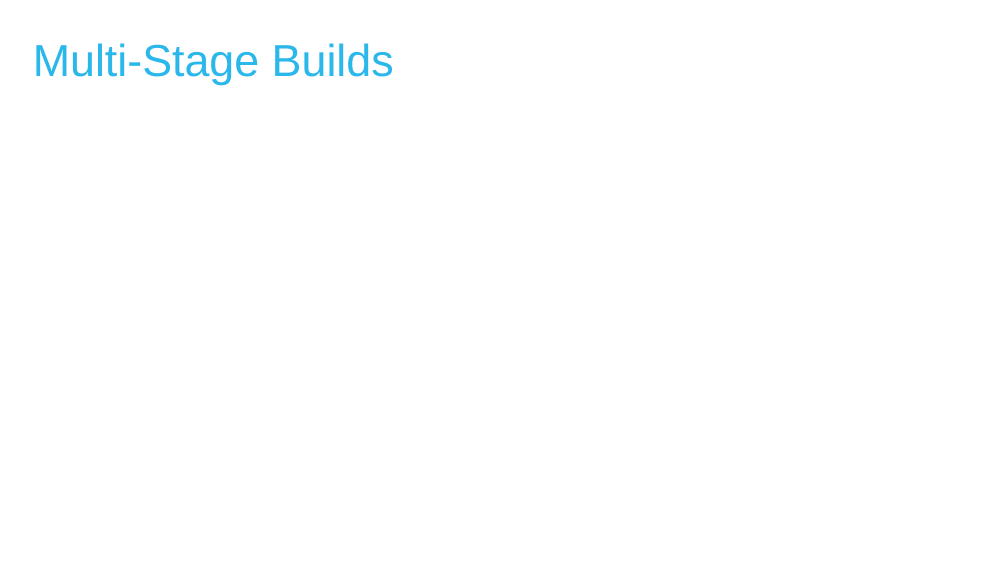
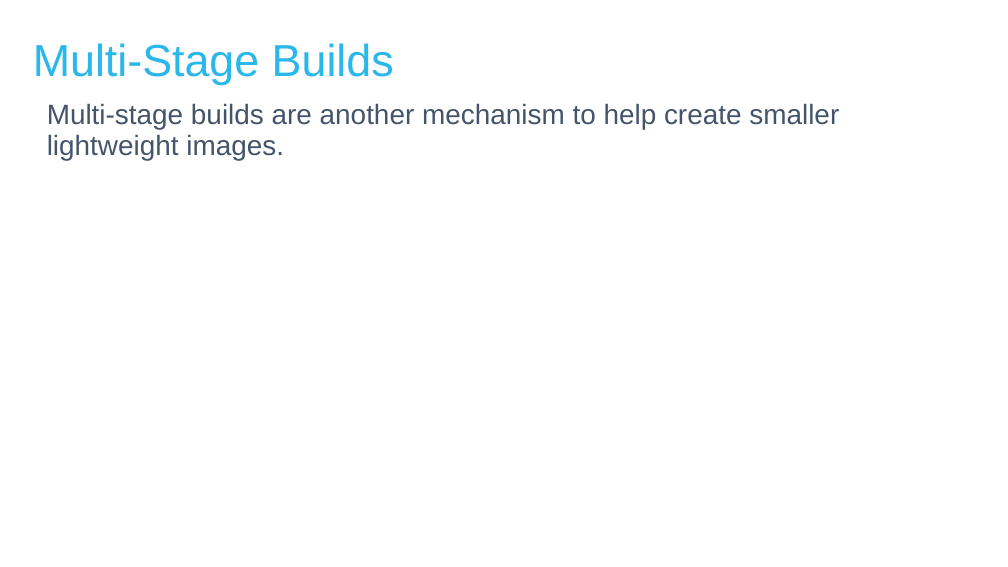
Before and after one commit to MichaelSimons/docker-toolbox, a slide deck: slide 17 of Docker Tips and Tricks.pptm (slide 6 before the commit). Drawn at 1008x567 pixels with LibreOffice and Linux fonts; fonts in the diff are those of the drawing; background and template pictures are left out. Boxes give left, top, right and bottom in pixels: in the first picture for what was removed or moved away, otherwise in the second. Text is boxed around its words. In the diff, an @@ line names an element or a change of style, - is before the commit and + after.

```diff
--- a/Docker Tips and Tricks.pptm
+++ b/Docker Tips and Tricks.pptm
@@ text added at <box>47,103,839,160</box>, 26.7 pt, text #44546A @@
+Multi-stage builds are another mechanism to help create smaller lightweight images.
```
Also in this commit, not shown: 4 other slides changed, 15 slides added, 1 slide removed, 4 other files.
